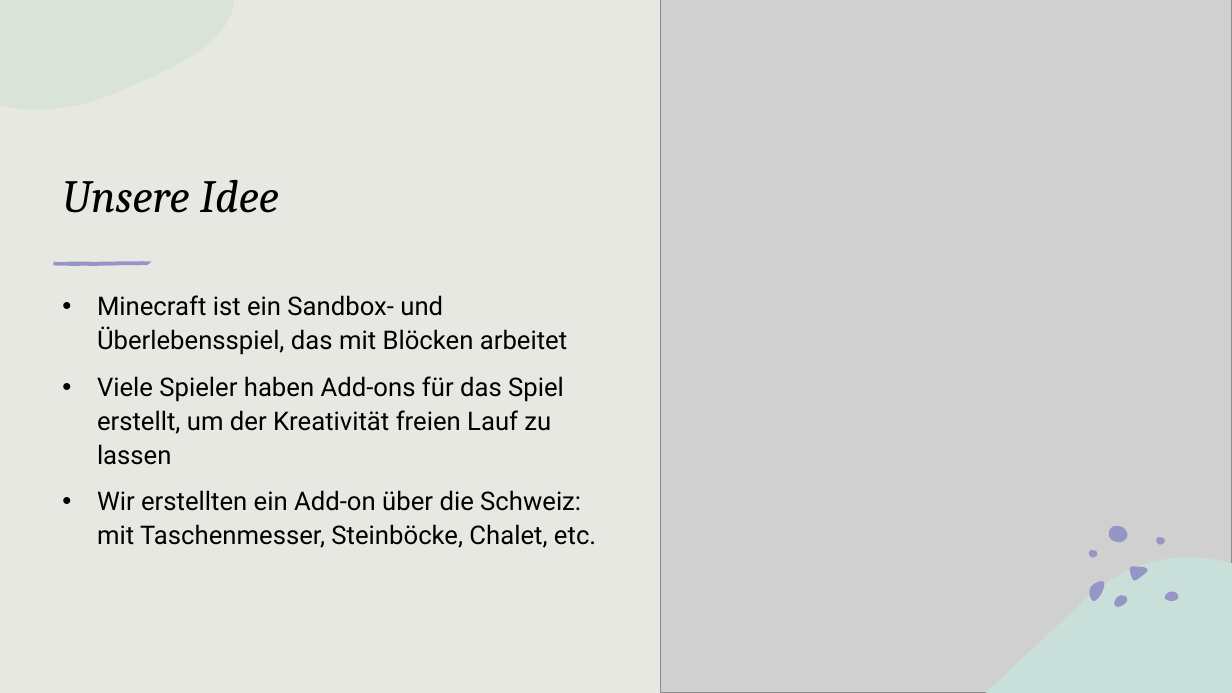
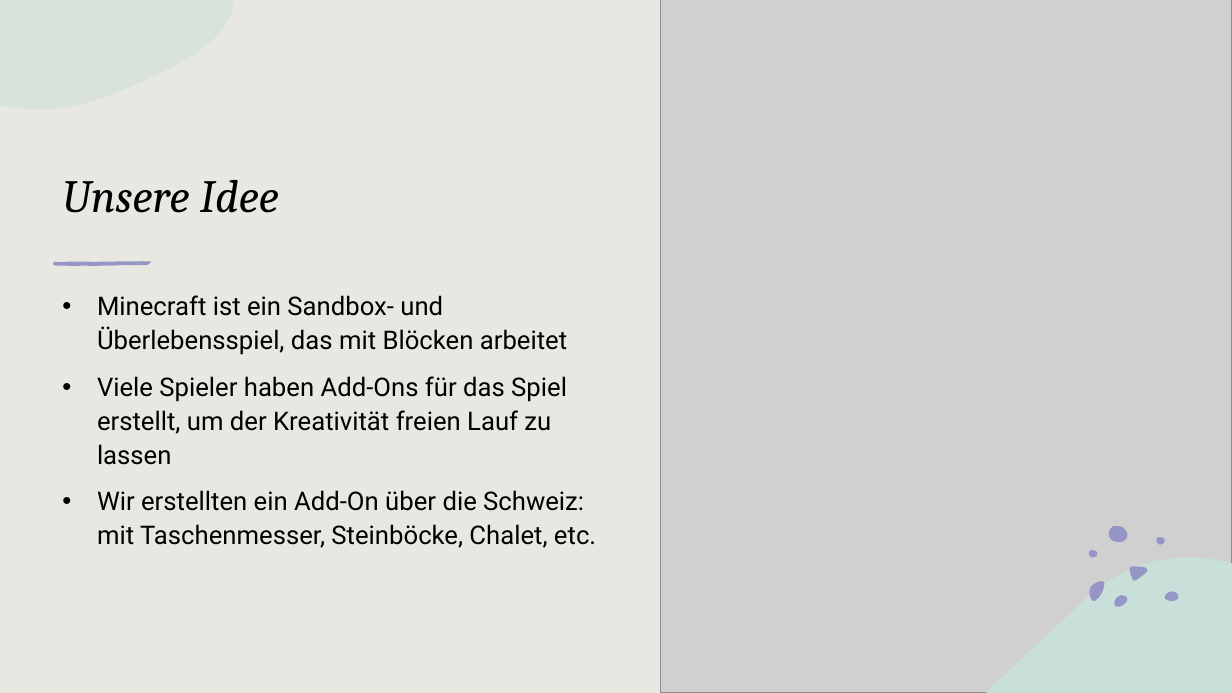
Before and after one commit to NotMHX/SwissAddon, a slide deck: slide 3 of Dokumentation/Schweizer Addon PPP.pptx. Drawn at 1232x693 pixels with LibreOffice and Linux fonts; fonts in the diff are those of the drawing; grey boxes stand for pictures. Boxes give left, top, right and bottom in pixels: in the first picture for what was removed or moved away, otherwise in the second. Text is boxed around its words. In the diff, an @@ line names an element or a change of style, - is before the commit and + after.

```diff
--- a/Dokumentation/Schweizer Addon PPP.pptx
+++ b/Dokumentation/Schweizer Addon PPP.pptx
@@ text at (97,376,596,548): text changed @@
-• Viele Spieler haben Add-ons für das Spiel erstellt, um der Kreativität freien Lauf zu lassen
-• Wir erstellten ein Add-on über die Schweiz: mit Taschenmesser, Steinböcke, Chalet, etc.
+• Viele Spieler haben Add-Ons für das Spiel erstellt, um der Kreativität freien Lauf zu lassen
+• Wir erstellten ein Add-On über die Schweiz: mit Taschenmesser, Steinböcke, Chalet, etc.
```
Also in this commit, not shown: 6 other slides changed.
